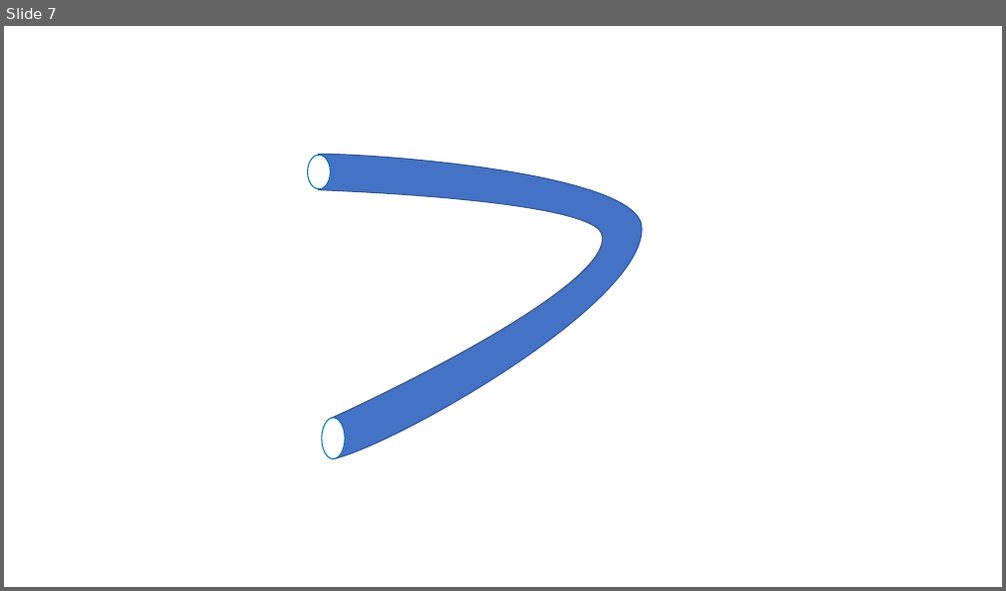
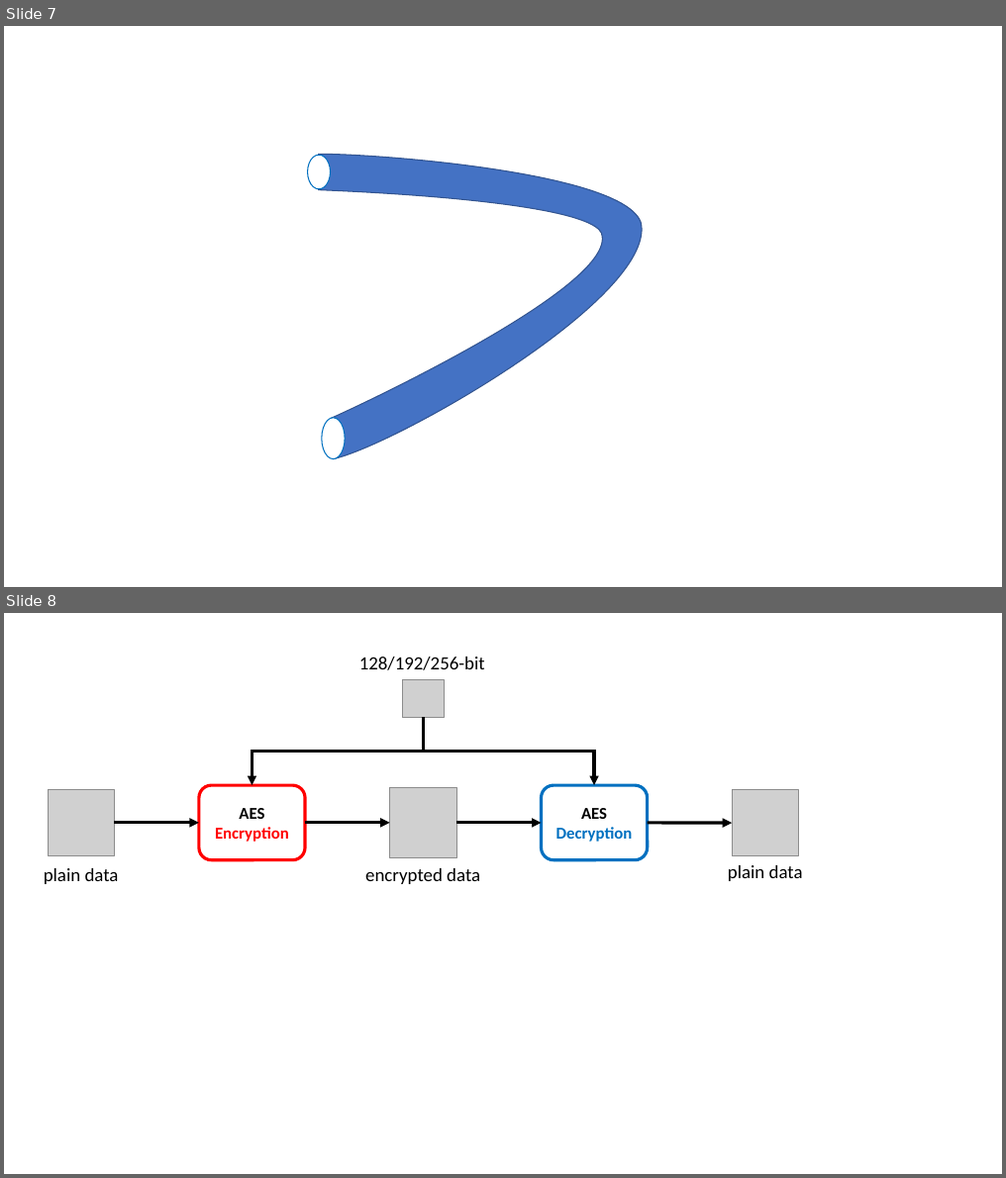
Before and after one commit to junkurihara/class-e2e_security_js, a slide deck: slides/Figs/images.pptx. Shown one above the other, each under a label of ours: slide 7 before the commit, slides 7 and 8 after it. The pictures are 1006x591 and 1006x1178 pixels, drawn with LibreOffice and Linux fonts; fonts in the diff are those of the drawing; grey boxes stand for pictures. Boxes give left, top, right and bottom in pixels: in the first picture for what was removed or moved away, otherwise in the second. Text is boxed around its words. In the diff, an @@ line names an element or a change of style, - is before the commit and + after.

```diff
--- a/slides/Figs/images.pptx
+++ b/slides/Figs/images.pptx
@@ slide 8 added at (4, 613, 1002, 1174), background #FFFFFF @@
@@ text added at (359, 657, 485, 670), 18 pt, text #000000 @@
+128/192/256-bit
@@ picture added at (402, 679, 444, 717) @@
@@ elbow arrow added from (423, 717) to (252, 785), #000000 3 pt @@
@@ elbow arrow added from (423, 717) to (594, 785), #000000 3 pt @@
@@ picture added at (48, 789, 114, 857) @@
@@ rounded rectangle added at (199, 785, 305, 861), outline #FF0000 3 pt, 16 pt, text #FF0000, bold @@
+AES
+Encryption
@@ picture added at (389, 787, 456, 859) @@
@@ rounded rectangle added at (542, 785, 648, 861), outline #0070C0 3 pt, 16 pt, text #0070C0, bold @@
+AES
+Decryption
@@ picture added at (733, 789, 799, 857) @@
@@ arrow added from (114, 823) to (199, 823), #000000 3 pt @@
@@ arrow added from (305, 823) to (389, 823), #000000 3 pt @@
@@ arrow added from (456, 823) to (542, 823), #000000 3 pt @@
@@ arrow added from (648, 823) to (733, 823), #000000 3 pt @@
@@ text added at (44, 868, 119, 884), 18 pt, text #000000 @@
+plain data
@@ text added at (365, 868, 480, 884), 18 pt, text #000000 @@
+encrypted data
@@ text added at (728, 865, 803, 881), 18 pt, text #000000 @@
+plain data
```
Also in this commit, not shown: 1 slide removed, 3 other files.
